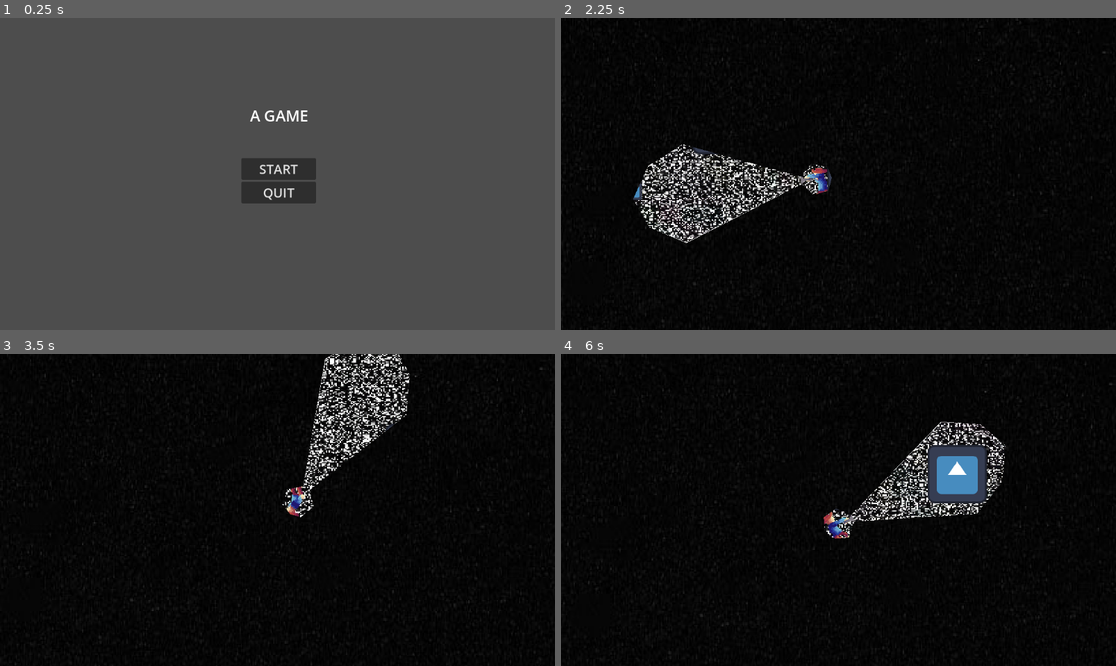
Above: before the commit, frames 1-4 (two rows, left to right).
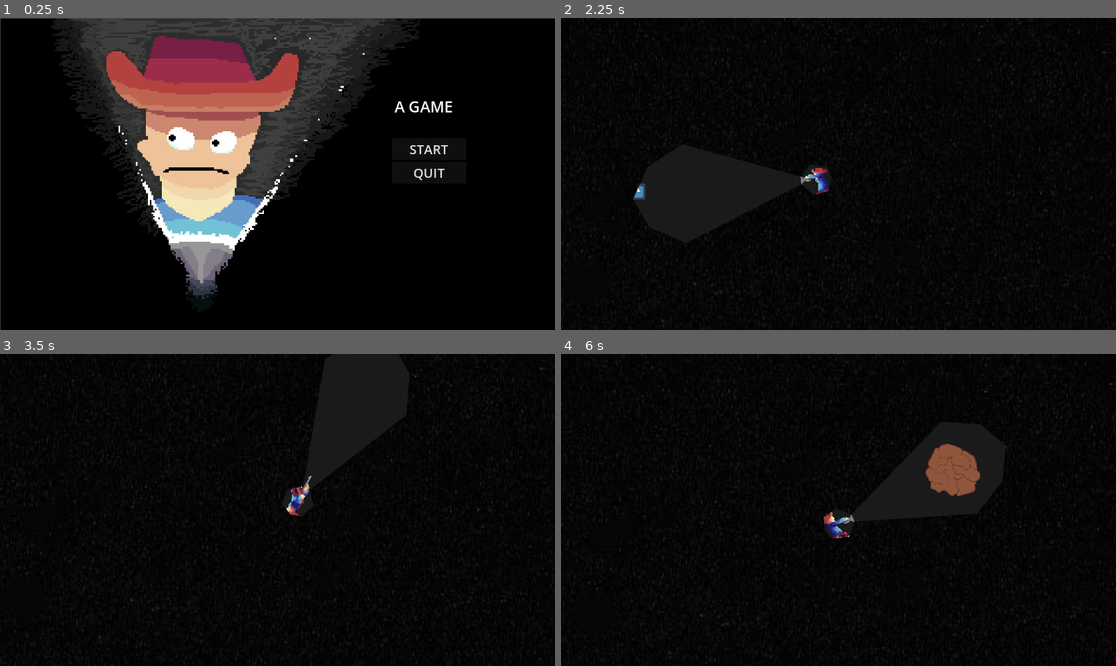
Above: after the commit, the same moments.

Repository: JakeTheHermitCrab/GodotGame-FlashSpace
Game: Godot game, scene res://scenes/start_screen.tscn
Same seed, same stepped clock (60 frames per second), same inputs: the game is played once before the commit and once after it. The engine's default icon, where the game draws it, is replaced by a stand-in: a white triangle on a blue panel in a dark square.
Inputs (mouse positions are in pixels of both pictures, inside the frame that each line leads up to):
- Up to frame 1 (0.25 s): no input
- Up to frame 2 (2.25 s): click "START" at 0.5 s; tap Enter (ui_accept) at 1.25, 1.52 s; move the mouse to (960, 158) at 1.27 s; hold D (right) from 1.28 s (still down); click (960, 158) at 1.35 s; move the mouse to (727, 189) at 2.02 s; tap 1 (itemSlot1) at 2.1 s
- Up to frame 3 (3.5 s): tap Enter (ui_accept) at 2.27 s; click (166, 525) at 2.3 s; move the mouse to (333, 441) at 2.77 s; release D (right) at 2.78 s; hold A (left) from 2.78 s (still down); tap 2 (itemSlot2) at 2.85 s; click (333, 441) at 3.05 s
- Up to frame 4 (6 s): move the mouse to (810, 572) at 3.52 s; release A (left) at 3.53 s; hold D (right) 3.53-5.03 s; tap 3 (itemSlot3) at 3.6 s; tap Enter (ui_accept) at 3.77, 4.52, 5.27 s; click (810, 572) at 3.8 s; move the mouse to (1005, 556) at 4.27 s; click (1005, 556) at 4.35 s; move the mouse to (672, 463) at 5.02 s; hold A (left) 5.03-5.78 s; click (672, 463) at 5.1 s; move the mouse to (866, 510) at 5.77 s; hold D (right) from 5.78 s (still down); tap 1 (itemSlot1) at 5.85 s

The runs differ from the first frame. In frame 1, 94% of the frame differs, in the area x 0-100%, y 0-100%; in frame 2, 2.8%; in frame 3, 2.5%; in frame 4, 3.6%.

Commit message:
added sounds and more sprites

Diff:
--- a/scenes/compas.tscn
+++ b/scenes/compas.tscn
@@ -3,6 +3,8 @@
 [ext_resource type="Script" uid="uid://c7ubjahkfdoh8" path="res://scripts/compas.gd" id="1_m41mg"]
 [ext_resource type="Texture2D" uid="uid://dbv072ncdd0op" path="res://assets/Flash-space-player.png" id="2_qaux6"]
 [ext_resource type="Texture2D" uid="uid://di8e6b7a6dah8" path="res://assets/Sprite-0001.png" id="3_5o0v8"]
+[ext_resource type="AudioStream" uid="uid://dtvn8kqsgfl3h" path="res://assets/freesound_community-item-pickup-37089.mp3" id="4_h0lh2"]
+[ext_resource type="AudioStream" uid="uid://dm7ju23ihkf1u" path="res://assets/musheran-beep-313342.mp3" id="5_8o1yb"]
 
 [sub_resource type="AtlasTexture" id="AtlasTexture_5o0v8"]
 atlas = ExtResource("2_qaux6")
@@ -38,34 +40,47 @@
 script/source = "extends AnimatedSprite2D
 @onready var main = get_tree().current_scene
 var end_pos: Vector2
+var time := 0.0
+var blink_interval := 1.0
+
+func _ready():
+	hide()
 
 func _process(delta):
-	if main.instancePos != null:
-		end_pos = main.instancePos
-		var distance = global_position.distance_to(end_pos)
-		if Global.isCompassSelected == 1:
-			if distance < 1000:
-				print(\"super close\")
-			elif distance < 2000:
-				print(\"very close\")
-			elif distance < 3000:
-				print(\"fairly close\")
-			elif distance < 4000:
-				print(\"somewhat close\")
-			elif distance < 5000:
-				print(\"getting close\")
-			elif distance < 6000:
-				print(\"not that far\")
-			elif distance < 7000:
-				print(\"somewhat far\")
-			elif distance < 8000:
-				print(\"kind of far\")
-			elif distance < 9000:
-				print(\"fairly far\")
-			elif distance < 10000:
-				print(\"very far\")
-			else:
-				print(\"extremely far\")
+	if main.instancePos == null:
+		return
+	end_pos = main.instancePos
+	var distance = global_position.distance_to(end_pos)
+	if Global.isCompassSelected != 1:
+		hide()
+		return
+	if distance < 1000:
+		blink_interval = 0.2
+	elif distance < 2000:
+		blink_interval = 0.5
+	elif distance < 3000:
+		blink_interval = 0.9
+	elif distance < 4000:
+		blink_interval = 1.5
+	elif distance < 5000:
+		blink_interval = 2.0
+	elif distance < 6000:
+		blink_interval = 3.0
+	elif distance < 7000:
+		blink_interval = 4.0
+	elif distance < 8000:
+		blink_interval = 5.0
+	elif distance < 9000:
+		blink_interval = 6.0
+	elif distance < 10000:
+		blink_interval = 7.0
+	else:
+		blink_interval = 8.0
+	time += delta
+	if time >= blink_interval:
+		visible = !visible
+		$\"../beep\".play()
+		time = 0.0
 "
 
 [sub_resource type="RectangleShape2D" id="RectangleShape2D_qaux6"]
@@ -86,3 +101,11 @@
 [node name="CollisionShape2D" type="CollisionShape2D" parent="." unique_id=339439718]
 position = Vector2(1, -2.5)
 shape = SubResource("RectangleShape2D_qaux6")
+
+[node name="switch" type="AudioStreamPlayer2D" parent="." unique_id=1479952366]
+stream = ExtResource("4_h0lh2")
+volume_db = -14.857
+
+[node name="beep" type="AudioStreamPlayer2D" parent="." unique_id=771236504]
+stream = ExtResource("5_8o1yb")
+pitch_scale = 0.63
--- a/scenes/end_point.tscn
+++ b/scenes/end_point.tscn
@@ -1,29 +1,21 @@
 [gd_scene format=3 uid="uid://b4u8yb8a2lmli"]
 
-[ext_resource type="Texture2D" uid="uid://demltojmyi5nj" path="res://icon.svg" id="1_5pkkc"]
 [ext_resource type="Script" uid="uid://dl4vjtridnknc" path="res://scripts/end_point.gd" id="1_fs12u"]
+[ext_resource type="Texture2D" uid="uid://2auna6avldra" path="res://assets/rocket.png" id="2_fs12u"]
 
 [sub_resource type="RectangleShape2D" id="RectangleShape2D_5pkkc"]
-size = Vector2(162, 164)
+size = Vector2(168, 200)
 
 [node name="end" type="Area2D" unique_id=817450531]
 script = ExtResource("1_fs12u")
 
 [node name="Sprite2D" type="Sprite2D" parent="." unique_id=1080072731]
-position = Vector2(1.9073486e-06, 3.8146973e-06)
+position = Vector2(1.1368684e-13, 2.2737368e-13)
 scale = Vector2(1.265625, 1.28125)
-texture = ExtResource("1_5pkkc")
+texture = ExtResource("2_fs12u")
 
 [node name="CollisionShape2D" type="CollisionShape2D" parent="." unique_id=1860486706]
+position = Vector2(-3, -18)
 shape = SubResource("RectangleShape2D_5pkkc")
 
-[node name="Label" type="Label" parent="." unique_id=577765694]
-offset_left = -77.0
-offset_top = -61.0
-offset_right = 81.0
-offset_bottom = 44.0
-theme_override_colors/font_color = Color(0.9647059, 0.02745098, 0, 1)
-theme_override_font_sizes/font_size = 76
-text = "END"
-
 [connection signal="body_entered" from="." to="." method="_on_body_entered"]
--- a/scenes/end_screen.tscn
+++ b/scenes/end_screen.tscn
@@ -2,6 +2,7 @@
 
 [ext_resource type="Script" uid="uid://crri16jb1jm2k" path="res://scripts/label.gd" id="1_6e1uj"]
 [ext_resource type="Script" uid="uid://c7fr1egnqc806" path="res://scripts/end_buttons.gd" id="1_kq7ac"]
+[ext_resource type="AudioStream" uid="uid://b4k46lv5drv52" path="res://assets/universfield-male-death-scream-horror-352706.mp3" id="3_jc7ji"]
 
 [node name="endScreen" type="Node2D" unique_id=119660030]
 
@@ -26,6 +27,9 @@
 size_flags_horizontal = 4
 text = "YOU WIN YIPIE!!!"
 script = ExtResource("1_6e1uj")
+
+[node name="death" type="AudioStreamPlayer2D" parent="." unique_id=1655204134]
+stream = ExtResource("3_jc7ji")
 
 [node name="EndButtons" type="Control" parent="." unique_id=834144295]
 layout_mode = 3
--- a/scenes/enemy.tscn
+++ b/scenes/enemy.tscn
@@ -2,6 +2,9 @@
 
 [ext_resource type="Script" uid="uid://crulyb00exgit" path="res://scripts/enemy.gd" id="1_md0e3"]
 [ext_resource type="Texture2D" uid="uid://demltojmyi5nj" path="res://icon.svg" id="2_4ra3w"]
+[ext_resource type="AudioStream" uid="uid://c5qtr43lg8tqy" path="res://assets/stepir44-hurt-sound-435314.mp3" id="3_c4w8v"]
+[ext_resource type="AudioStream" uid="uid://lip81wxbna3f" path="res://assets/freesound_community-super-deep-growl-86749.mp3" id="4_xwavj"]
+[ext_resource type="AudioStream" uid="uid://cvvyx47ye26h7" path="res://assets/daviddumaisaudio-small-monster-attack-195712.mp3" id="5_nenq2"]
 
 [sub_resource type="CircleShape2D" id="CircleShape2D_md0e3"]
 radius = 22.022715
@@ -23,4 +26,17 @@
 radius = 5.0
 max_speed = 150.0
 
+[node name="hurt" type="AudioStreamPlayer2D" parent="." unique_id=1471236366]
+stream = ExtResource("3_c4w8v")
+volume_db = 6.19
+
+[node name="death" type="AudioStreamPlayer2D" parent="." unique_id=132846660]
+stream = ExtResource("4_xwavj")
+volume_db = 6.19
+pitch_scale = 2.47
+
+[node name="attack" type="AudioStreamPlayer2D" parent="." unique_id=2088536086]
+stream = ExtResource("5_nenq2")
+pitch_scale = 0.92
+
 [connection signal="velocity_computed" from="NavigationAgent2D" to="." method="_on_navigation_agent_2d_velocity_computed"]
--- a/scenes/flash_light.tscn
+++ b/scenes/flash_light.tscn
@@ -4,7 +4,10 @@
 [ext_resource type="Texture2D" uid="uid://dbv072ncdd0op" path="res://assets/Flash-space-player.png" id="2_ctiup"]
 [ext_resource type="Script" uid="uid://bwlalwuw83g7f" path="res://scripts/light.gd" id="2_wt4or"]
 [ext_resource type="Script" uid="uid://ch87sbd0sj4m2" path="res://scripts/mask.gd" id="3_e286m"]
+[ext_resource type="AudioStream" uid="uid://cqnjm7sggc64r" path="res://assets/lesiakower-torch-turned-on-flashlight-click-457506.mp3" id="3_f63je"]
 [ext_resource type="Shader" uid="uid://dvgiscxnf86fj" path="res://scripts/maskShader.gdshader" id="3_mopl7"]
+[ext_resource type="AudioStream" uid="uid://dtvn8kqsgfl3h" path="res://assets/freesound_community-item-pickup-37089.mp3" id="4_pknou"]
+[ext_resource type="AudioStream" uid="uid://dtc8qnks2oyke" path="res://assets/freesound_community-lamp-buzz-6132.mp3" id="8_38kuq"]
 
 [sub_resource type="AtlasTexture" id="AtlasTexture_f63je"]
 atlas = ExtResource("2_ctiup")
@@ -39,23 +42,34 @@
 position = Vector2(-6, 0)
 shape = SubResource("RectangleShape2D_wt4or")
 
+[node name="flashlighClick" type="AudioStreamPlayer2D" parent="." unique_id=1239659522]
+stream = ExtResource("3_f63je")
+
+[node name="itemSwitch" type="AudioStreamPlayer2D" parent="." unique_id=1653411112]
+stream = ExtResource("4_pknou")
+volume_db = -21.048
+
 [node name="light" type="Area2D" parent="." unique_id=173916667]
 script = ExtResource("2_wt4or")
 
 [node name="mask" type="Polygon2D" parent="light" unique_id=1234049015]
 z_index = 4096
-polygon = PackedVector2Array(4, -8, 4, 7, 232, 94, 305, 56, 340, -5, 313, -64, 243, -102)
+polygon = PackedVector2Array(-48, -26, -57, -1, -50, 20, -18, 30, 4, 7, 232, 94, 305, 56, 340, -5, 313, -64, 243, -102, 4.22789, -7.6702843, -18, -32)
 script = ExtResource("3_e286m")
 
 [node name="Polygon2D" type="Polygon2D" parent="light/mask" unique_id=2105398725]
 z_index = 4096
 material = SubResource("ShaderMaterial_e286m")
-polygon = PackedVector2Array(-18, -32, -48, -26, -57, -1, -51, 20, -19, 31, 4, 7, 231, 94, 304, 58, 340, -5, 313, -64, 243, -101, 4, -8)
+polygon = PackedVector2Array(-18, -32, -48, -26, -57, -1, -50, 20, -18, 30, 4, 7, 232, 94, 305, 56, 340, -5, 313, -64, 243, -102, 4, -8)
 
 [node name="CollisionPolygon2D" type="CollisionPolygon2D" parent="light" unique_id=626746391]
 z_index = 4096
 polygon = PackedVector2Array(4, -8, 4, 7, 232, 94, 305, 56, 340, -5, 313, -64, 243, -102)
 
+[node name="lightSound" type="AudioStreamPlayer2D" parent="light" unique_id=281634022]
+stream = ExtResource("8_38kuq")
+volume_db = 16.571
+
 [connection signal="flashClick" from="." to="light" method="_on_flash_light_flash_click"]
 [connection signal="flashNotClick" from="." to="light" method="_on_flash_light_flash_not_click"]
 [connection signal="fade" from="light" to="light/mask" method="_on_light_fade"]
--- a/scenes/main.tscn
+++ b/scenes/main.tscn
@@ -7,48 +7,11 @@
 [ext_resource type="Script" uid="uid://dg7x73ec7n1bb" path="res://scripts/navigation_region_2d.gd" id="2_a8y0u"]
 [ext_resource type="Texture2D" uid="uid://b3wqgpvu7mu3h" path="res://assets/cranfield-traditional-etching-ink-soft-black.jpg" id="3_choun"]
 [ext_resource type="PackedScene" uid="uid://cbokvjx62lqru" path="res://scenes/flash_light.tscn" id="3_sugp2"]
-[ext_resource type="Texture2D" uid="uid://gy8rm8chctac" path="res://assets/static.png" id="3_ya4ey"]
 [ext_resource type="PackedScene" uid="uid://cfm5cgsjsj8aq" path="res://scenes/shotgun.tscn" id="5_tbgi4"]
 [ext_resource type="PackedScene" uid="uid://dawsnfcxawrmi" path="res://scenes/compas.tscn" id="6_tefeu"]
 [ext_resource type="Script" uid="uid://dgienq4igj2ro" path="res://scripts/bg.gd" id="8_tipki"]
 [ext_resource type="Texture2D" uid="uid://demltojmyi5nj" path="res://icon.svg" id="11_ya4ey"]
 [ext_resource type="PackedScene" uid="uid://dgiya2u5hq2b5" path="res://scenes/enemy.tscn" id="13_trceg"]
-
-[sub_resource type="AtlasTexture" id="AtlasTexture_eb6dy"]
-atlas = ExtResource("3_ya4ey")
-region = Rect2(0, 0, 480, 360)
-
-[sub_resource type="AtlasTexture" id="AtlasTexture_trceg"]
-atlas = ExtResource("3_ya4ey")
-region = Rect2(480, 0, 480, 360)
-
-[sub_resource type="AtlasTexture" id="AtlasTexture_a8y0u"]
-atlas = ExtResource("3_ya4ey")
-region = Rect2(960, 0, 480, 360)
-
-[sub_resource type="AtlasTexture" id="AtlasTexture_jkv2x"]
-atlas = ExtResource("3_ya4ey")
-region = Rect2(1440, 0, 480, 360)
-
-[sub_resource type="SpriteFrames" id="SpriteFrames_jbj1t"]
-animations = [{
-"frames": [{
-"duration": 1.0,
-"texture": SubResource("AtlasTexture_eb6dy")
-}, {
-"duration": 1.0,
-"texture": SubResource("AtlasTexture_trceg")
-}, {
-"duration": 1.0,
-"texture": SubResource("AtlasTexture_a8y0u")
-}, {
-"duration": 1.0,
-"texture": SubResource("AtlasTexture_jkv2x")
-}],
-"loop": true,
-"name": &"static",
-"speed": 100.0
-}]
 
 [sub_resource type="RectangleShape2D" id="RectangleShape2D_choun"]
 size = Vector2(12284, 185)
@@ -78,16 +41,16 @@
 position = Vector2(571, 318)
 script = ExtResource("2_85g3d")
 
-[node name="ColorRect" type="AnimatedSprite2D" parent="playerRelated/BG2" unique_id=1880321266]
-position = Vector2(23.00003, 14.999996)
-scale = Vector2(2.7125, 2.1333332)
-sprite_frames = SubResource("SpriteFrames_jbj1t")
-animation = &"static"
-autoplay = "static"
-frame_progress = 0.75526357
+[node name="ColorRect" type="ColorRect" parent="playerRelated/BG2" unique_id=902511143]
+offset_left = -627.0
+offset_top = -375.0
+offset_right = 625.0
+offset_bottom = 376.0
+color = Color(0.103743516, 0.10374353, 0.103743516, 1)
 
 [node name="player" parent="playerRelated" unique_id=555492990 instance=ExtResource("1_o5qli")]
 visibility_layer = 2
+z_index = 1
 position = Vector2(539, 339)
 
 [node name="playerArm" parent="playerRelated/player" unique_id=105793147 instance=ExtResource("2_0wfyh")]
--- a/scenes/object.tscn
+++ b/scenes/object.tscn
@@ -1,22 +1,22 @@
 [gd_scene format=3 uid="uid://bqq1y5c37rru7"]
 
 [ext_resource type="Script" uid="uid://b642k1v2nn1sg" path="res://scripts/object.gd" id="1_cbfvs"]
-[ext_resource type="Texture2D" uid="uid://demltojmyi5nj" path="res://icon.svg" id="2_a0y2b"]
+[ext_resource type="Texture2D" uid="uid://c0oh380rqhg60" path="res://assets/rock.png" id="2_cbfvs"]
 
-[sub_resource type="RectangleShape2D" id="RectangleShape2D_6qvdj"]
-size = Vector2(108, 105)
+[sub_resource type="CircleShape2D" id="CircleShape2D_cbfvs"]
+radius = 62.339794
 
 [node name="object" type="StaticBody2D" unique_id=337455429]
 script = ExtResource("1_cbfvs")
 
 [node name="CollisionShape2D" type="CollisionShape2D" parent="." unique_id=798301575]
 position = Vector2(0, 0.5)
-shape = SubResource("RectangleShape2D_6qvdj")
+shape = SubResource("CircleShape2D_cbfvs")
 
 [node name="Sprite2D" type="Sprite2D" parent="." unique_id=1289119628]
-position = Vector2(1.9073486e-06, -1.9073486e-06)
-scale = Vector2(0.92187506, 0.90625)
-texture = ExtResource("2_a0y2b")
+position = Vector2(2.5000076, -7.56979e-06)
+scale = Vector2(1.1523438, 1.3359375)
+texture = ExtResource("2_cbfvs")
 
 [node name="NavigationObstacle2D" type="NavigationObstacle2D" parent="." unique_id=1484293295]
 radius = 79.0
--- a/scenes/player.tscn
+++ b/scenes/player.tscn
@@ -2,6 +2,7 @@
 
 [ext_resource type="Script" uid="uid://n58hc37ckkjm" path="res://scripts/player.gd" id="1_3vyb7"]
 [ext_resource type="Texture2D" uid="uid://dbv072ncdd0op" path="res://assets/Flash-space-player.png" id="2_g2els"]
+[ext_resource type="AudioStream" uid="uid://c5qtr43lg8tqy" path="res://assets/stepir44-hurt-sound-435314.mp3" id="3_qhqgy"]
 
 [sub_resource type="AtlasTexture" id="AtlasTexture_g2els"]
 atlas = ExtResource("2_g2els")
@@ -31,3 +32,6 @@
 [node name="CollisionShape2D" type="CollisionShape2D" parent="." unique_id=592055892]
 position = Vector2(0.5, 8.5)
 shape = SubResource("RectangleShape2D_g2els")
+
+[node name="hurt" type="AudioStreamPlayer2D" parent="." unique_id=1356226430]
+stream = ExtResource("3_qhqgy")
--- a/scenes/shotgun.tscn
+++ b/scenes/shotgun.tscn
@@ -2,6 +2,9 @@
 
 [ext_resource type="Script" uid="uid://okwf2jsjekgy" path="res://scripts/shotgun.gd" id="1_voyse"]
 [ext_resource type="Texture2D" uid="uid://dbv072ncdd0op" path="res://assets/Flash-space-player.png" id="2_gnj2g"]
+[ext_resource type="AudioStream" uid="uid://bab7rtux8xwxe" path="res://assets/dennish18-shotgun-146188.mp3" id="3_1ya1i"]
+[ext_resource type="AudioStream" uid="uid://m5qasqynon8r" path="res://assets/freesound_community-shotgun_rack-82033.mp3" id="4_w47vr"]
+[ext_resource type="AudioStream" uid="uid://dtvn8kqsgfl3h" path="res://assets/freesound_community-item-pickup-37089.mp3" id="5_ma6dp"]
 
 [sub_resource type="AtlasTexture" id="AtlasTexture_1ya1i"]
 atlas = ExtResource("2_gnj2g")
@@ -38,3 +41,15 @@
 collide_with_areas = true
 
 [node name="Timer" type="Timer" parent="." unique_id=1398120804]
+
+[node name="shoot" type="AudioStreamPlayer2D" parent="." unique_id=453250008]
+stream = ExtResource("3_1ya1i")
+volume_db = -8.666
+
+[node name="reload" type="AudioStreamPlayer2D" parent="." unique_id=484834617]
+stream = ExtResource("4_w47vr")
+volume_db = -8.667
+
+[node name="switch" type="AudioStreamPlayer2D" parent="." unique_id=232859807]
+stream = ExtResource("5_ma6dp")
+volume_db = -18.571
--- a/scenes/start_screen.tscn
+++ b/scenes/start_screen.tscn
@@ -1,6 +1,7 @@
 [gd_scene format=3 uid="uid://ba5swvr74l0yb"]
 
 [ext_resource type="Script" uid="uid://ova65pem4d38" path="res://scripts/start_screen.gd" id="1_ncxyx"]
+[ext_resource type="Texture2D" uid="uid://cf32rxlda7x6v" path="res://assets/flashSpace-title.png" id="2_o7i0r"]
 
 [node name="startScreen" type="Node" unique_id=649865980]
 script = ExtResource("1_ncxyx")
@@ -9,10 +10,10 @@
 anchors_preset = 5
 anchor_left = 0.5
 anchor_right = 0.5
-offset_left = -27.0
-offset_top = 180.0
-offset_right = 34.0
-offset_bottom = 203.0
+offset_left = 243.0
+offset_top = 161.0
+offset_right = 364.0
+offset_bottom = 206.0
 grow_horizontal = 2
 theme_override_font_sizes/font_size = 32
 text = "A GAME"
@@ -23,10 +24,10 @@
 anchor_top = 0.5
 anchor_right = 0.5
 anchor_bottom = 0.5
-offset_left = -75.0
-offset_top = -33.0
-offset_right = 80.0
-offset_bottom = 85.0
+offset_left = 237.0
+offset_top = -74.0
+offset_right = 392.0
+offset_bottom = 44.0
 grow_horizontal = 2
 grow_vertical = 2
 
@@ -40,5 +41,11 @@
 theme_override_font_sizes/font_size = 27
 text = "QUIT"
 
+[node name="Sprite2D" type="Sprite2D" parent="." unique_id=91326066]
+z_index = -1
+position = Vector2(577, 324.50003)
+scale = Vector2(3.6000001, 3.5944448)
+texture = ExtResource("2_o7i0r")
+
 [connection signal="pressed" from="VBoxContainer/start" to="." method="_on_start_pressed"]
 [connection signal="pressed" from="VBoxContainer/quit" to="." method="_on_quit_pressed"]
--- a/scripts/compas.gd
+++ b/scripts/compas.gd
@@ -16,7 +16,7 @@
 
 func _on_player_compass_switch() -> void:
 	show()
-	print("compass")
+	$switch.play()
 
 
 func compassHide():
--- a/scripts/end_buttons.gd
+++ b/scripts/end_buttons.gd
@@ -16,6 +16,7 @@
 	print("retry")
 	Global.playerDeath = 0.0
 	Global.voidDeath = 0.0
+	Global.isFlashSelected = 1
 	get_tree().change_scene_to_file("res://scenes/main.tscn")
 
 
@@ -23,4 +24,5 @@
 	print("main menu")
 	Global.playerDeath = 0.0
 	Global.voidDeath = 0.0
+	Global.isFlashSelected = 1
 	get_tree().change_scene_to_file("res://scenes/start_screen.tscn")
--- a/scripts/enemy.gd
+++ b/scripts/enemy.gd
@@ -6,6 +6,7 @@
 var damage = 1.0
 var time = 0.0
 var timeUpdate = 0.9
+var played = false
 signal hurt
 func _ready():
 	add_to_group("enemy")
@@ -27,7 +28,13 @@
 		if collider.name == "player":
 			if time >= timeUpdate:
 				emit_signal("hurt")
+				$attack.play()
 				time = 0.0
+		if health <= 0:
+			if !played:
+				$death.play()
+				played = true
+
 
 
 func _on_navigation_agent_2d_velocity_computed(safe_velocity: Vector2) -> void:
@@ -36,7 +43,11 @@
 
 func takeDamage(amount):
 	health -= 1.0
-	print(health)
+	if !played:
+		$hurt.play()
+		played = true
 	if health <= 0:
-		print("dead")
+		if !played:
+			$death.play()
+			played = true
 		queue_free()
--- a/scripts/flashLight.gd
+++ b/scripts/flashLight.gd
@@ -8,12 +8,14 @@
 func _physics_process(delta):
 	flashHide()
 	if Input.is_mouse_button_pressed(MOUSE_BUTTON_LEFT) and Global.isFlashSelected == 1:
+		$flashlighClick.play()
 		emit_signal("flashClick")
 
 #google for later: is there a way to get input from a mouse that is holding down left click godot
 
 
 func _on_player_flash_light_switch() -> void:
+	$itemSwitch.play()
 	show()
 
 func flashHide():
--- a/scripts/label.gd
+++ b/scripts/label.gd
@@ -1,6 +1,6 @@
 extends Label
 @onready var label: Label = $"."
-
+var played = false
 
 # Called when the node enters the scene tree for the first time.
 func _ready() -> void:
@@ -11,3 +11,6 @@
 func _process(delta: float) -> void:
 	if Global.playerDeath == 1.0:
 		label.text = "You died lol"
+		if !played:
+			$"../death".play()
+			played = true
--- a/scripts/light.gd
+++ b/scripts/light.gd
@@ -45,10 +45,11 @@
 
 func _on_flash_light_flash_click() -> void:
 	showMask()
+	$lightSound.play()
 
 func _on_player_flash_light_switch():
-	fadeMask(0.0, 2.0)
+	fadeMask(0.0, 1.0)
 func _on_player_shot_gun_switch():
-	fadeMask(0.0, 2.0)
+	fadeMask(0.0, 1.0)
 func _on_player_compass_switch():
-	fadeMask(0.0, 2.0)
+	fadeMask(0.0, 1.0)
--- a/scripts/player.gd
+++ b/scripts/player.gd
@@ -30,7 +30,6 @@
 		Global.playerDeath = 1.0
 	if Global.voidDeath == 1:
 		health = 0.0
-
 
 
 func playerSpin(delta: float) -> void:
@@ -75,4 +74,4 @@
 
 func _on_enemy_hurt():
 	health -= 1.0
-	print(health)
+	$hurt.play()
--- a/scripts/shotgun.gd
+++ b/scripts/shotgun.gd
@@ -17,17 +17,18 @@
 func gunShoot():
 	if Input.is_action_just_pressed("leftClick") and Global.isGunSelected == 1:
 		Global.gunShoot = 1
+		$shoot.play()
+		$reload.play()
 		if ray_cast_2d.is_colliding():
 			var hit = ray_cast_2d.get_collider()
 			if hit and hit.is_in_group("enemy"):
-
 				hit.takeDamage(1)
 	else:
 		Global.gunShoot = 0
 
 func _on_player_shot_gun_switch() -> void:
 	show()
-	print("shotGun")
+	$switch.play()
 
 
 func gunHide():
Not shown, added: assets/daviddumaisaudio-small-monster-attack-195712.mp3.import
Not shown, added: assets/dennish18-shotgun-146188.mp3.import
Binary file added: assets/flashSpace-title.png
Not shown, added: assets/flashSpace-title.png.import
Not shown, added: assets/freesound_community-item-pickup-37089.mp3.import
Not shown, added: assets/freesound_community-lamp-buzz-6132.mp3.import
Not shown, added: assets/freesound_community-shotgun_rack-82033.mp3.import
Not shown, added: assets/freesound_community-super-deep-growl-86749.mp3.import
Not shown, added: assets/lesiakower-torch-turned-on-flashlight-click-457506.mp3.import
Not shown, added: assets/musheran-beep-313342.mp3.import
Binary file added: assets/rock.png
Not shown, added: assets/rock.png.import
(and 14 more such lines)
